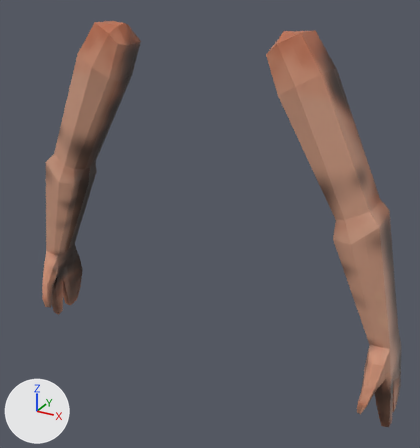
The glTF model assets/meshes/hands/hands_anim.glb, before and after one commit.
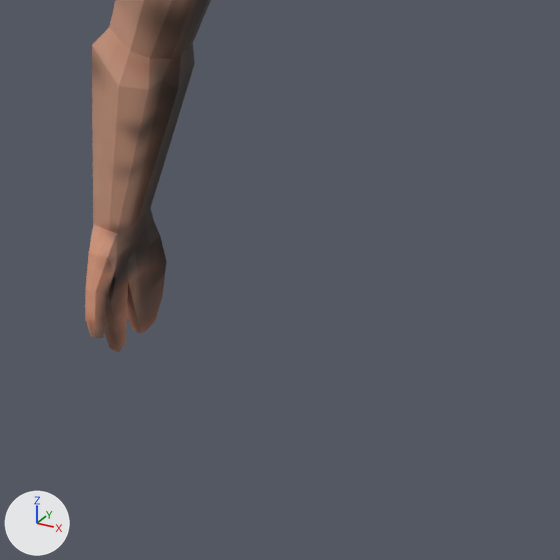
There are two pictures of each version: one whole from a camera (50 mm lens) standing at (0.708, -1.214, 0.376) and looking at (0.01, 0.055, -0.259), one close up on the part from 0% to 66% of the width and 31% to 93% of the height. Lighting does not change. The marker at lower left points along +X, +Y and +Z. The last two pictures show the newer version. Where no turn or scale is listed for an object, it has been applied to the vertices.

In view in the first close-up: 'Arm'.
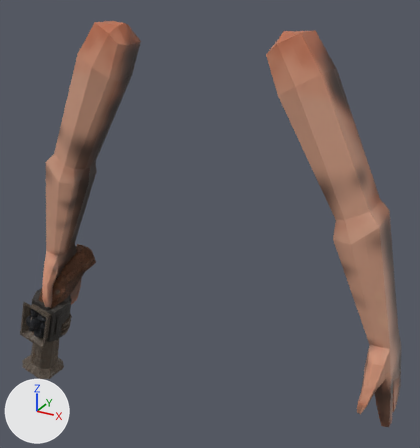
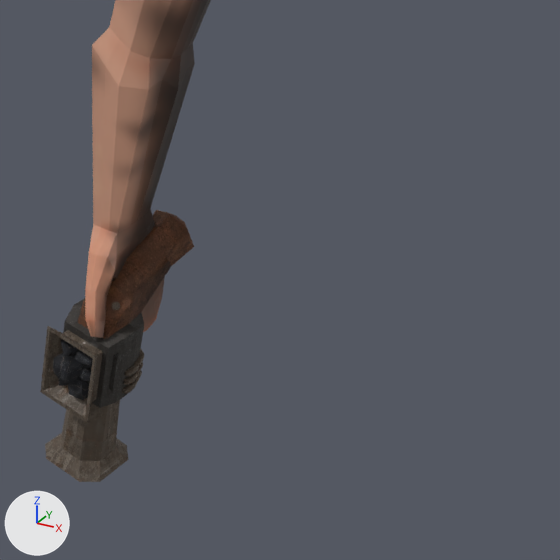
Diff of the bpy script that builds the scene:
```diff
--- a/assets/meshes/hands/hands_anim.glb.py
+++ b/assets/meshes/hands/hands_anim.glb.py
@@ mat_m_wood_table_worn_002 @@
+mat_m_wood_table_worn_002 = bpy.data.materials.new('M_wood_table_worn.002')
+# uses the picture img_t_wood_table_worn_basecolor
+# uses the picture img_t_wood_table_worn_normal
+# uses the picture img_t_wood_table_worn_roughness
@@ mat_m_hangar_concrete_floor_002 @@
+mat_m_hangar_concrete_floor_002 = bpy.data.materials.new('M_hangar_concrete_floor.002')
+# uses the picture img_t_hangar_concrete_floor_basecolor
+# uses the picture img_t_hangar_concrete_floor_normal
+# uses the picture img_t_hangar_concrete_floor_roughness
@@ mat_m_black_painted_planks_002 @@
+mat_m_black_painted_planks_002 = bpy.data.materials.new('M_black_painted_planks.002')
+# uses the picture img_t_black_painted_planks_basecolor
+# uses the picture img_t_black_painted_planks_normal
+# uses the picture img_t_black_painted_planks_roughness
@@ mat_m_metal_plate_02_003 @@
+mat_m_metal_plate_02_003 = bpy.data.materials.new('M_metal_plate_02.003')
+# uses the picture img_t_metal_plate_02_basecolor
+# uses the picture img_t_metal_plate_02_normal
+# uses the picture img_t_metal_plate_02_roughness
@@ ob_cube_006 @@
+ob_cube_006 = bpy.data.objects.new('Cube.006', me_cube_013)  # 829 vertices, 1612 faces; spans x -12.6..14.0, y -7.1..10.1, z -12.3..2.8
+ob_cube_006.location = (-0.528, -0.094, -0.689)
+ob_cube_006.rotation_euler = (-1.178, 1.509, 0.815)  # degrees (-67, 86, 47)
+ob_cube_006.scale = (-0.0162, -0.0162, -0.0162)
```

Location of each change, [x1, y1, x2, y2] in pixels of the close-ups (560 x 560 px):
'Cube.006', added: after [40, 210, 194, 482]
    faces in mat_m_metal_plate_02_003: [40, 302, 144, 482]
    faces in mat_m_wood_table_worn_002: [78, 210, 194, 339]
    faces in mat_m_hangar_concrete_floor_002: [63, 298, 144, 408]
    faces in mat_m_black_painted_planks_002: [53, 339, 93, 400]
